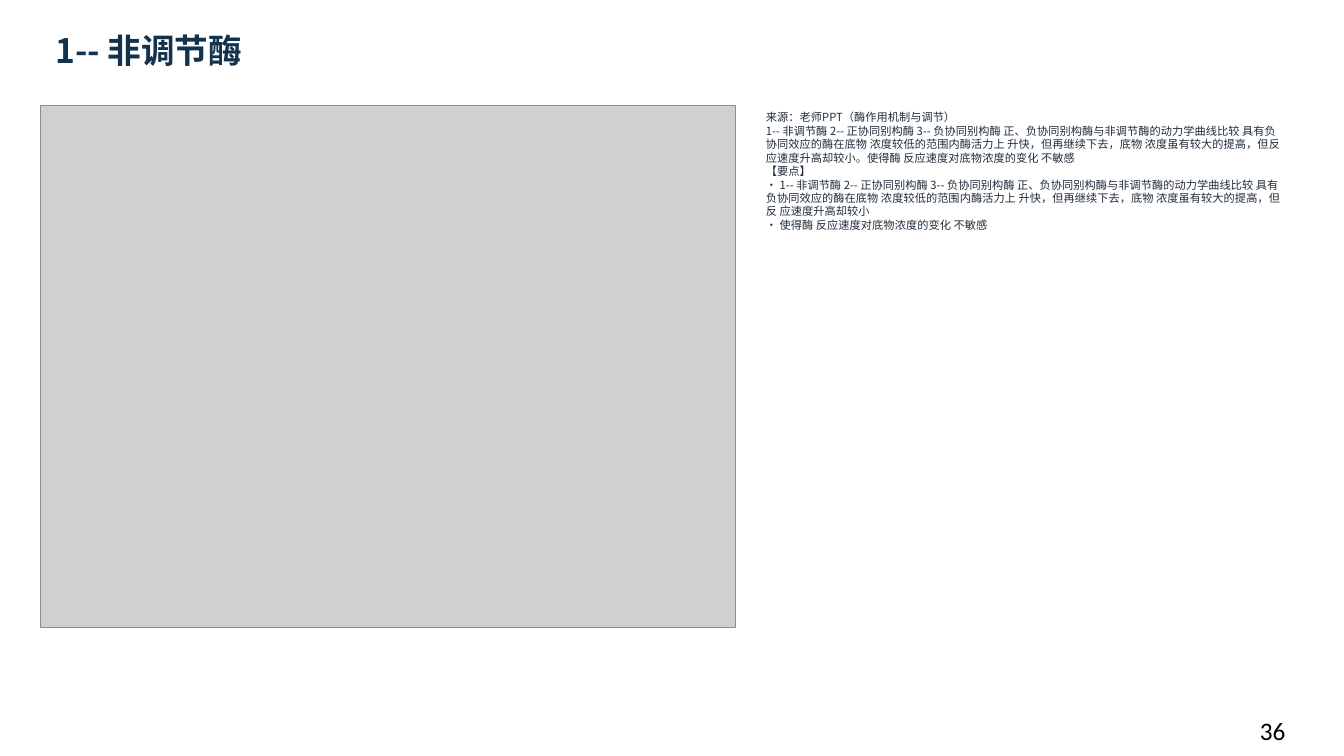
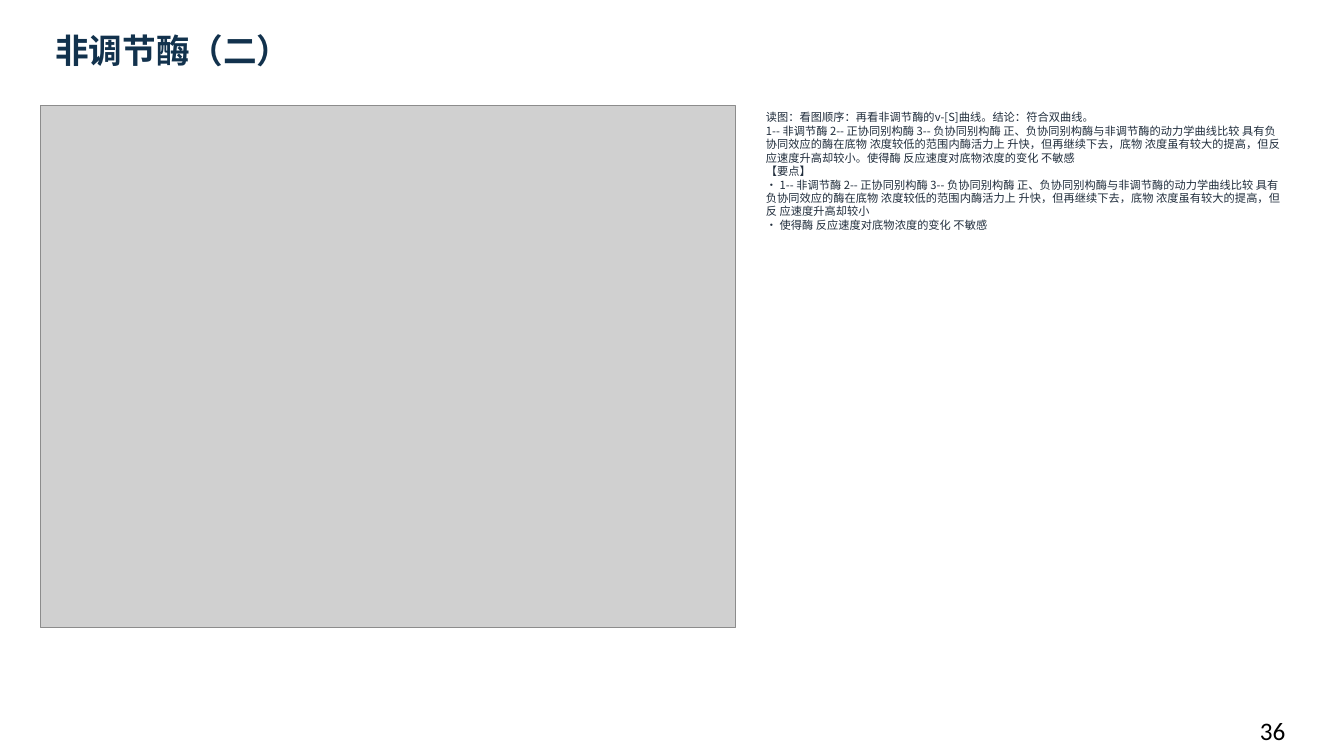
Before and after one commit to newkan-li/Biochemistry, a slide deck: slide 36 of downloads/bc08-ai-style.pptx. Drawn at 1344x756 pixels with LibreOffice and Linux fonts; fonts in the diff are those of the drawing; grey boxes stand for pictures. Boxes give left, top, right and bottom in pixels: in the first picture for what was removed or moved away, otherwise in the second. Text is boxed around its words. In the diff, an @@ line names an element or a change of style, - is before the commit and + after.

Commit message:
bc08补58页老师原页读图讲解:53页缺图注补齐,下载PPT同步;版本20261112cdn

```diff
--- a/downloads/bc08-ai-style.pptx
+++ b/downloads/bc08-ai-style.pptx
@@ text at box(55, 34, 290, 67): text changed @@
-1-- 非调节酶
+非调节酶（二）
@@ text at box(766, 111, 1280, 230): text changed @@
-来源：老师PPT（酶作用机制与调节）
-1-- 非调节酶 2-- 正协同别构酶 3-- 负协同别构酶 正、负协同别构酶与非调节酶的动力学曲线比较 具有负协同效应的酶在底物 浓度较低的范围内酶活力上 升快，但再继续下去，底物 浓度虽有较大的提高，但反 应速度升高却较小。使得酶 反应速度对底物浓度的变化 不敏感
-【要点】
-• 1-- 非调节酶 2-- 正协同别构酶 3-- 负协同别构酶 正、负协同别构酶与非调节酶的动力学曲线比较 具有负协同效应的酶在底物 浓度较低的范围内酶活力上 升快，但再继续下去，底物 浓度虽有较大的提高，但反 应速度升高却较小
-• 使得酶 反应速度对底物浓度的变化 不敏感
+读图：看图顺序：再看非调节酶的v-[S]曲线。结论：符合双曲线。
+1-- 非调节酶 2-- 正协同别构酶 3-- 负协同别构酶 正、负协同别构酶与非调节酶的动力学曲线比较 具有负协同效应的酶在底物 浓度较低的范围内酶活力上 升快，但再继续下去，底物 浓度虽有较大的提高，但反 应速度升高却较小。使得酶 反应速度对底物浓度的变化 不敏感
+【要点】
+• 1-- 非调节酶 2-- 正协同别构酶 3-- 负协同别构酶 正、负协同别构酶与非调节酶的动力学曲线比较 具有负协同效应的酶在底物 浓度较低的范围内酶活力上 升快，但再继续下去，底物 浓度虽有较大的提高，但反 应速度升高却较小
+• 使得酶 反应速度对底物浓度的变化 不敏感
```
Also in this commit, not shown: 107 other slides changed, 6 other files.
